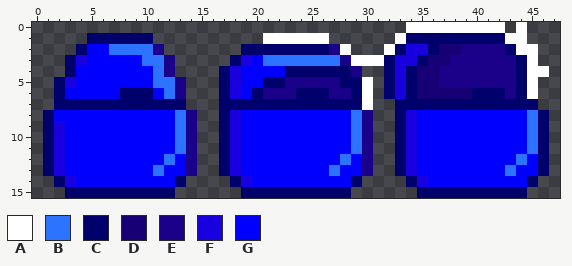
Pixel-art sprite -- randomchocbath/eggchestblue.png. The first picture shows the starting point.
The file is 48x16 pixels.
Palette (. is transparent): A #ffffff  B #2c73ff  C #00006c  D #170076  E #1b008a  F #1900df  G #0000ff
Pixels before, first column x 1:
 0 .................................AAAAAAAAA.A..
 1 ....CCCCCC..........AAAAAA......ACCCCCCCCCAA..
 2 ...CGGBBBBE.......CCCCCCCCEA...ACFFCDDEEEECAA.
 3 ..CFGGGGGBBE.....CFGBBBBBBBEAAACFFCDDEEEEEECA.
 4 ..CGGGGGGGBE....CFGGGGCCCCCCE..CFCDDEEEEEEECAA
 5 .CFGGGGGGGBBE...CFGGCCEEEEECCA.CFCDDEEEEEEECA.
 6 .CGGGGGCCCGBE...CFGCEEECCCEECA.CFCDDDDDCCCECA.
 7 .CCCCCCCCCCCC...CCCCCCCCCCCCCA..CCCCCCCCCCCCC.
 8 CGGGGGGGGGGGBE..CFGGGGGGGGGGBE..CFGGGGGGGGGGBC
 9 CFGGGGGGGGGGBE..CFGGGGGGGGGGBE..CFGGGGGGGGGGBC
10 CFGGGGGGGGGGBE..CFGGGGGGGGGGBE..CFGGGGGGGGGGBC
11 CFGGGGGGGGGGBE..CFGGGGGGGGGGBE..CFGGGGGGGGGGBC
12 CFGGGGGGGGGBGE..CFGGGGGGGGGBGE..CFGGGGGGGGGBGC
13 CFGGGGGGGGBGGE..CFGGGGGGGGBGGE..CFGGGGGGGGBGGC
14 .CFGGGGGGGGGC....CFGGGGGGGGGC....CFGGGGGGGGGC.
15 ..CCCCCCCCCC......CCCCCCCCCC......CCCCCCCCCC..
After:
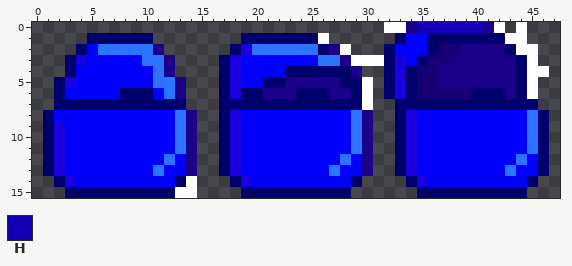
Colours new in this view: H #1400b6
Changes in this commit:
The edit adds colour A in row 0 at x 32 to 33; in row 14 at x 14; in row 15 at x 13 to 14.
Colour C gives way to colour B in row 2 at x 20 to 25.
Colour G gives way to colour B in row 2 at x 6.
The edit adds colour C in row 1 at x 19 to 20; in row 2 at x 18; in row 3 at x 17.
Colour A gives way to colour C in row 1 at x 21 to 25 and 33; in row 2 at x 32.
Colour G gives way to colour C in row 6 at x 19.
Colour A gives way to colour E in row 0 at x 34 and 41.
Colour C gives way to colour F in row 2 at x 19; in row 3 at x 18.
Colour B gives way to colour G in row 3 at x 21 to 25.
Colour C gives way to colour G in row 1 at x 34 to 35; in row 2 at x 33.
Colour F gives way to colour G in row 2 at x 34 to 35; in row 3 at x 19 and 34.
Colour A gives way to colour H in row 0 at x 35 to 40.
